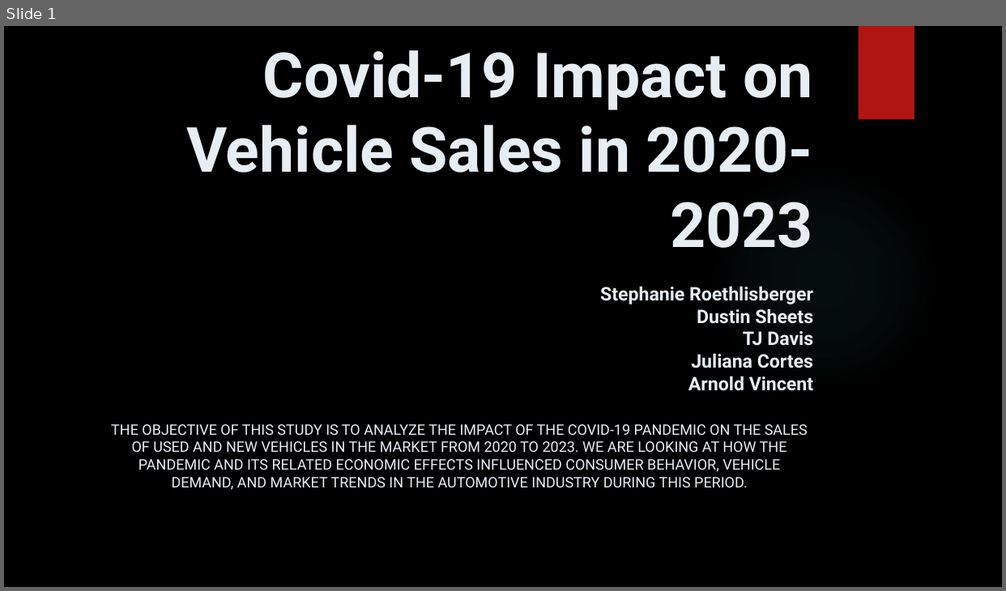
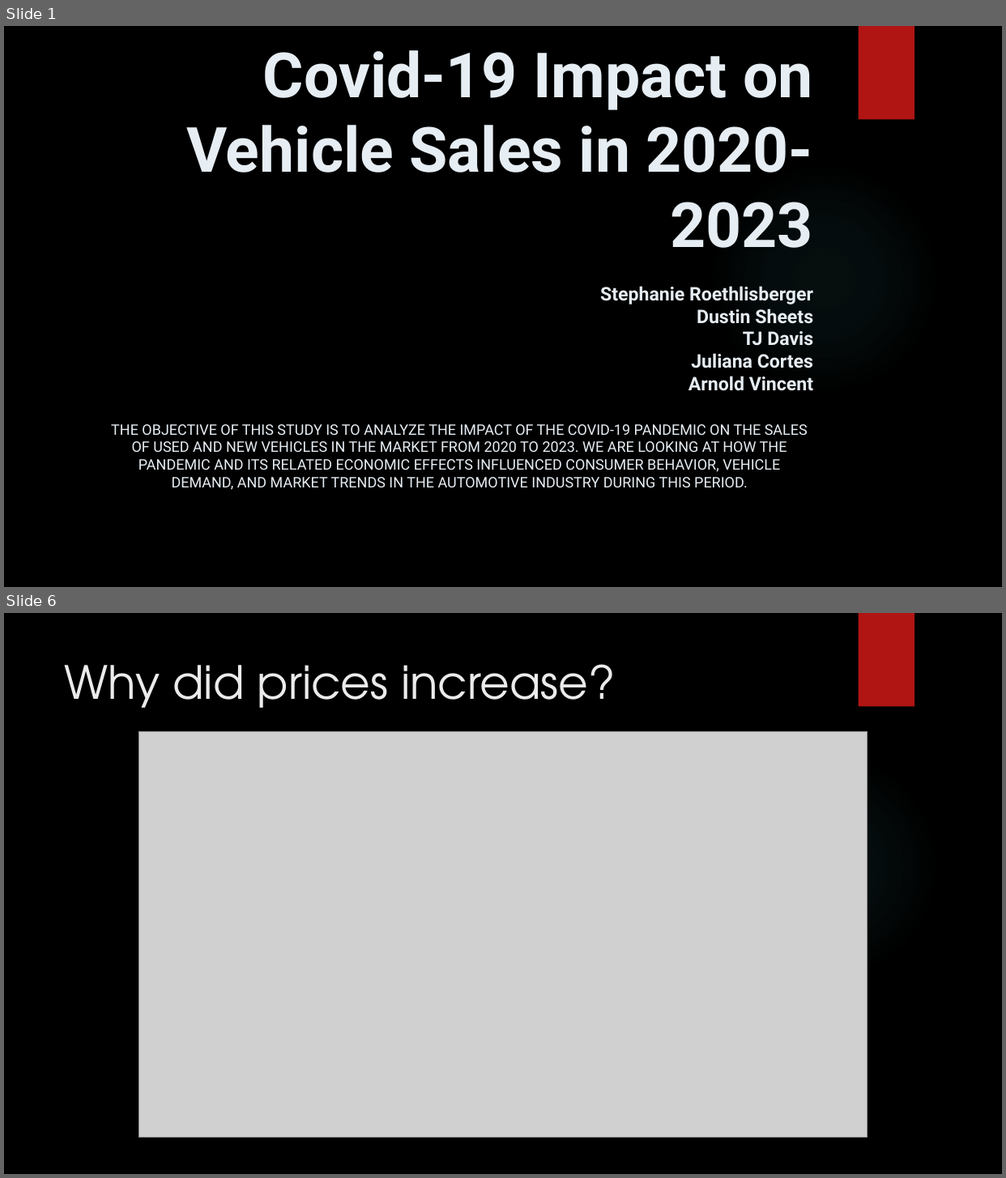
Before and after one commit to T800-101A/Impact_Vehicule_COVID-19, a slide deck: Project 1 Presentation.pptx. Shown one above the other, each under a label of ours: slide 1 before the commit, slides 1 and 6 after it; the slides between them are not shown. The pictures are 1006x591 and 1006x1178 pixels, drawn with LibreOffice and Linux fonts; fonts in the diff are those of the drawing; grey boxes stand for pictures; background and template pictures are left out. Boxes give left, top, right and bottom in pixels: in the first picture for what was removed or moved away, otherwise in the second. Text is boxed around its words. In the diff, an @@ line names an element or a change of style, - is before the commit and + after.

```diff
--- a/Project 1 Presentation.pptx
+++ b/Project 1 Presentation.pptx
@@ slide 6 added at <box>4,613,1002,1174</box>, background picture (left out); not listed: 2 template elements that a slide beside it also shows @@
@@ title added at <box>65,664,616,708</box>, 44 pt, text #EBEBEB @@
+Why did prices increase?
@@ picture added at <box>138,731,867,1137</box> @@
```
Also in this commit, not shown: 2 other slides added, 3 slides removed.
